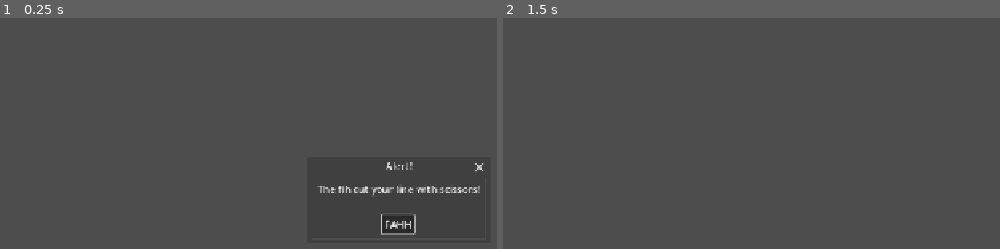
Above: before the commit, frames 1-2 (left to right).
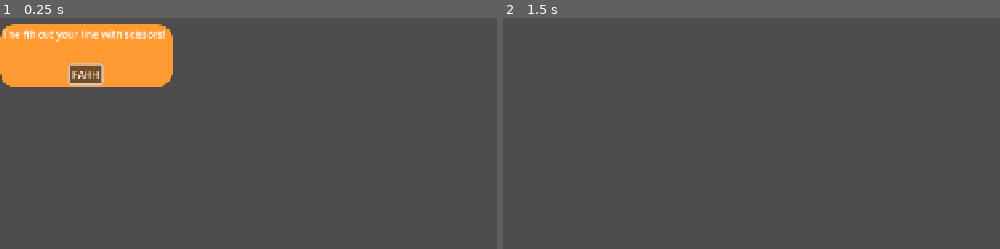
Above: after the commit, the same moments.

Repository: Andtrue/Fih---A-Game-Jam-Project
Game: Godot game, scene res://Data/Events/scissors.tscn
Same seed, same stepped clock (60 frames per second), same inputs: the game is played once before the commit and once after it. This scene is started directly instead of the project's main scene.
Inputs:
- Up to frame 1 (0.25 s): no input
- Up to frame 2 (1.5 s): click "FAHH" at 0.5 s; tap Enter at 1.25 s; hold Up (ui_up) from 1.28 s (still down)

The runs differ from the first frame. In frame 1, 10% of the frame differs, in the area x 0-98%, y 2-94%; in frame 2, nothing differs.

Commit message:
Added default orange event popup and laughing cat image

Diff:
--- a/Data/Events/scissors.gd
+++ b/Data/Events/eventSFX.gd
@@ -1,8 +1,10 @@
 extends AcceptDialog
 
+const CAT_LAUGH_SFX: AudioStream = preload("res://Assets/SFX/Cat Laughing At You 4.mp3")
+
 const SFX: Array[AudioStream] = [
+	CAT_LAUGH_SFX,
 	preload("res://Assets/SFX/Awww.wav"),
-	preload("res://Assets/SFX/Cat Laughing At You 4.mp3"),
 	preload("res://Assets/SFX/Family Guy Seagull.mp3"),
 	preload("res://Assets/SFX/Idiot.wav"),
 	preload("res://Assets/SFX/Laugh (genuine) 1.wav"),
@@ -24,6 +26,8 @@
 
 @onready var sfx_player: AudioStreamPlayer = $AudioStreamPlayer
 
+const CAT_TEXTURE: Texture2D = preload("res://Assets/Event Textures/cat-laughing-4.webp")
+
 func _ready():
 	play_random_sfx()
 
@@ -32,7 +36,19 @@
 		return
 
 	# Select a random sound.
-	sfx_player.stream = SFX.pick_random()
+	var selected_sfx: AudioStream = SFX.pick_random()
+	sfx_player.stream = selected_sfx
+
+	if selected_sfx == CAT_LAUGH_SFX:
+		apply_cat_texture()
 
 	# Play the selected sound.
 	sfx_player.play()
+
+func apply_cat_texture():
+		var background := StyleBoxTexture.new()
+		background.texture = CAT_TEXTURE
+		add_theme_stylebox_override("panel", background)	# apply background texture
+
+		var image_size: Vector2i = Vector2i(CAT_TEXTURE.get_size() * 0.25)
+		size = image_size
--- a/Data/Events/scissors.tscn
+++ b/Data/Events/scissors.tscn
@@ -1,14 +1,31 @@
 [gd_scene format=3 uid="uid://cq7vbhpygo8ex"]
 
-[ext_resource type="Script" uid="uid://v0xsy8cxhpar" path="res://Data/Events/scissors.gd" id="1_3m42y"]
+[ext_resource type="Script" uid="uid://bkojhhr8uyj2" path="res://Data/Events/eventSFX.gd" id="1_vigxb"]
+
+[sub_resource type="StyleBoxFlat" id="StyleBoxFlat_hcqyv"]
+bg_color = Color(1, 0.6, 0.19215687, 1)
+border_width_left = 4
+border_width_top = 4
+border_width_right = 4
+border_width_bottom = 4
+border_color = Color(1, 0.6, 0.19215687, 1)
+corner_radius_top_left = 20
+corner_radius_top_right = 20
+corner_radius_bottom_right = 20
+corner_radius_bottom_left = 20
 
 [node name="scissors" type="AcceptDialog" unique_id=1519082122]
+transparent_bg = true
 oversampling_override = 1.0
-position = Vector2i(500, 280)
+position = Vector2i(0, 36)
 size = Vector2i(277, 100)
 visible = true
+borderless = true
+transparent = true
+theme_override_styles/panel = SubResource("StyleBoxFlat_hcqyv")
 ok_button_text = "FAHH"
 dialog_text = "The fih cut your line with scissors!"
-script = ExtResource("1_3m42y")
+dialog_close_on_escape = false
+script = ExtResource("1_vigxb")
 
 [node name="AudioStreamPlayer" type="AudioStreamPlayer" parent="." unique_id=872081356]
--- a/Data/Events/seagull.tscn
+++ b/Data/Events/seagull.tscn
@@ -1,14 +1,31 @@
 [gd_scene format=3 uid="uid://647qidtc78vk"]
 
-[ext_resource type="Script" uid="uid://bkojhhr8uyj2" path="res://Data/Events/seagull.gd" id="1_iftn3"]
+[ext_resource type="Script" uid="uid://bkojhhr8uyj2" path="res://Data/Events/eventSFX.gd" id="1_iftn3"]
+
+[sub_resource type="StyleBoxFlat" id="StyleBoxFlat_mq4c7"]
+bg_color = Color(1, 0.6, 0.19215687, 1)
+border_width_left = 4
+border_width_top = 4
+border_width_right = 4
+border_width_bottom = 4
+border_color = Color(1, 0.6, 0.19215687, 1)
+corner_radius_top_left = 20
+corner_radius_top_right = 20
+corner_radius_bottom_right = 20
+corner_radius_bottom_left = 20
 
 [node name="Seagull" type="AcceptDialog" unique_id=104330807]
+transparent_bg = true
 oversampling_override = 1.0
 position = Vector2i(0, 36)
 size = Vector2i(257, 100)
 visible = true
+borderless = true
+transparent = true
+theme_override_styles/panel = SubResource("StyleBoxFlat_mq4c7")
 ok_button_text = "dang"
 dialog_text = "Your fih got stolen by a seagull!"
+dialog_close_on_escape = false
 script = ExtResource("1_iftn3")
 
 [node name="AudioStreamPlayer" type="AudioStreamPlayer" parent="." unique_id=210159867]
--- a/Data/Events/slip.tscn
+++ b/Data/Events/slip.tscn
@@ -1,14 +1,31 @@
 [gd_scene format=3 uid="uid://c2resm5vatngk"]
 
-[ext_resource type="Script" uid="uid://jh3ve5px1h6r" path="res://Data/Events/slip.gd" id="1_mevrx"]
+[ext_resource type="Script" uid="uid://bkojhhr8uyj2" path="res://Data/Events/eventSFX.gd" id="1_mevrx"]
+
+[sub_resource type="StyleBoxFlat" id="StyleBoxFlat_7rf2m"]
+bg_color = Color(1, 0.6, 0.19215687, 1)
+border_width_left = 4
+border_width_top = 4
+border_width_right = 4
+border_width_bottom = 4
+border_color = Color(1, 0.6, 0.19215687, 1)
+corner_radius_top_left = 20
+corner_radius_top_right = 20
+corner_radius_bottom_right = 20
+corner_radius_bottom_left = 20
 
 [node name="slip" type="AcceptDialog" unique_id=660402363]
+transparent_bg = true
 oversampling_override = 1.0
 position = Vector2i(500, 280)
 size = Vector2i(270, 100)
 visible = true
+borderless = true
+transparent = true
+theme_override_styles/panel = SubResource("StyleBoxFlat_7rf2m")
 ok_button_text = "blub blub"
 dialog_text = "You slipped and fell in the water!"
+dialog_close_on_escape = false
 script = ExtResource("1_mevrx")
 
 [node name="AudioStreamPlayer" type="AudioStreamPlayer" parent="." unique_id=255868460]
--- a/Scenes/events.gd
+++ b/Scenes/events.gd
@@ -10,7 +10,7 @@
 	EVENT3
 ]
 
-@export var event_timer : float = randf_range(5,15)
+@export var event_timer : float = randf_range(5,5)
 @export_range(0.0,1.0) var event_chance : float = 1	# chance for an event (currently 100%)
 
 @onready var timer = $EventTimer
Binary file added: Assets/Event Textures/cat-laughing-4.webp
Not shown, added: Assets/Event Textures/cat-laughing-4.webp.import
Renamed: Data/Events/seagull.gd.uid -> Data/Events/eventSFX.gd.uid
